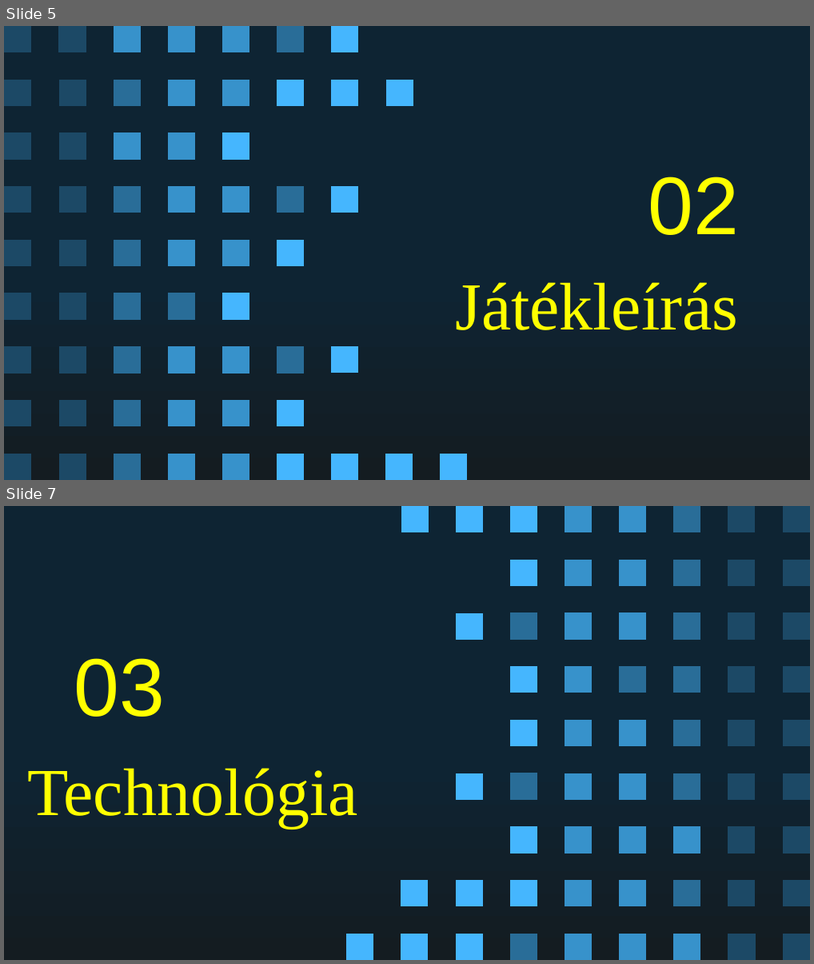
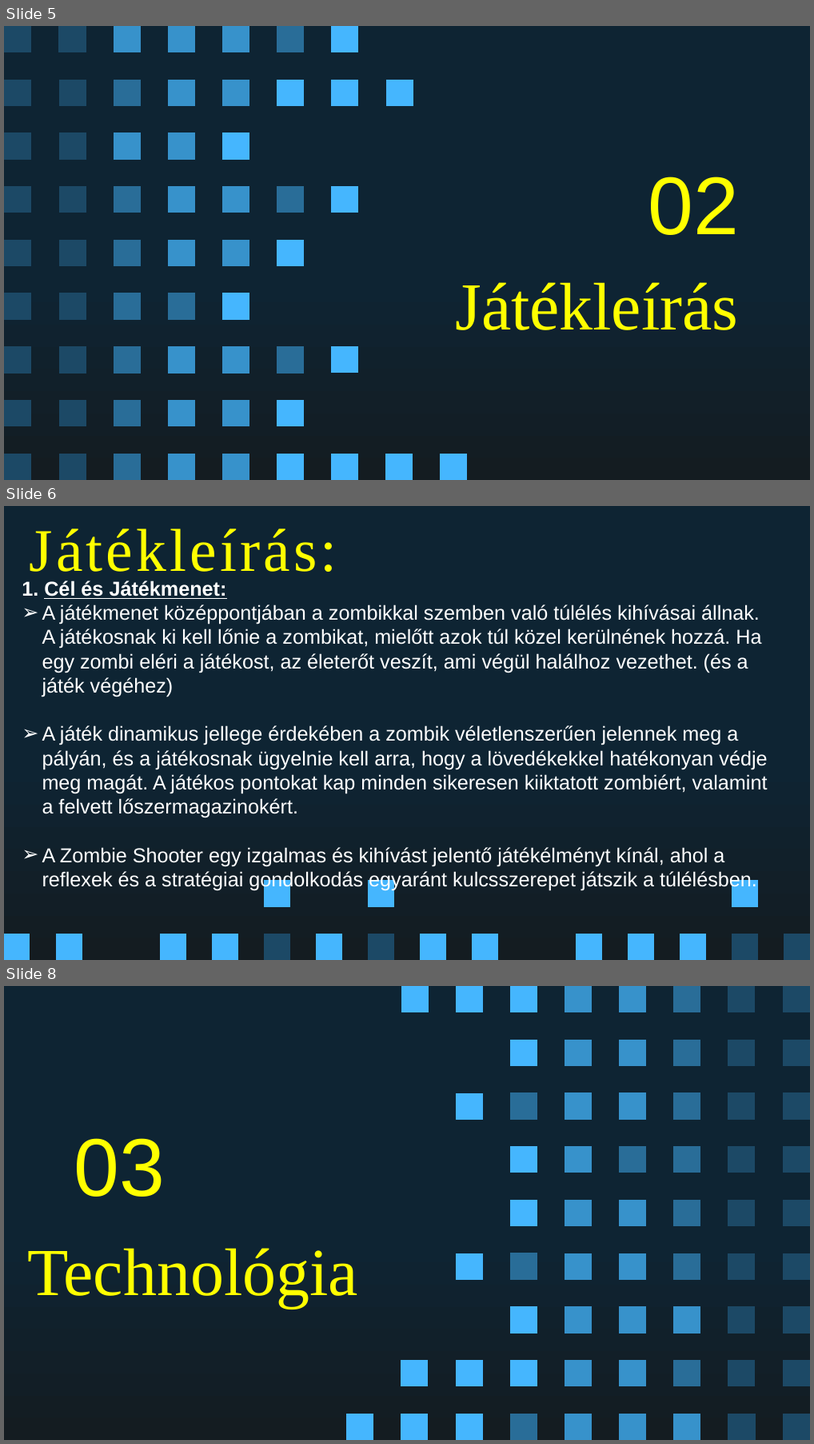
Before and after one commit to Bence9/ZombieShooter, a slide deck: ZombieShooter.pptx. Shown one above the other, each under a label of ours: slides 5 and 7 before the commit, slides 5, 6 and 8 after it; the slides between them are not shown. The pictures are 814x964 and 814x1444 pixels, drawn with LibreOffice and Linux fonts; fonts in the diff are those of the drawing. Boxes give left, top, right and bottom in pixels: in the first picture for what was removed or moved away, otherwise in the second. Text is boxed around its words. In the diff, an @@ line names an element or a change of style, - is before the commit and + after.

```diff
--- a/ZombieShooter.pptx
+++ b/ZombieShooter.pptx
@@ slide 6 added at [4, 506, 810, 960], background gradient #0E2433 to #141C21 @@
@@ title added at [29, 528, 337, 583], 54 pt, text #FFFF00 @@
+Játékleírás:
@@ text added at [22, 580, 768, 891], 18 pt, text #FFFFFF @@
+1. Cél és Játékmenet:
+      ➢ A játékmenet középpontjában a zombikkal szemben való túlélés kihívásai állnak. A játékosnak ki kell lőnie a zombikat, mielőtt azok túl közel kerülnének hozzá. Ha egy zombi eléri a játékost, az életerőt veszít, ami végül halálhoz vezethet. (és a játék végéhez)
+      ➢ A játék dinamikus jellege érdekében a zombik véletlenszerűen jelennek meg a pályán, és a játékosnak ügyelnie kell arra, hogy a lövedékekkel hatékonyan védje meg magát. A játékos pontokat kap minden sikeresen kiiktatott zombiért, valamint a felvett lőszermagazinokért.
+      ➢ A Zombie Shooter egy izgalmas és kihívást jelentő játékélményt kínál, ahol a reflexek és a stratégiai gondolkodás egyaránt kulcsszerepet játszik a túlélésben.
@@ freeform shape added at [265, 880, 290, 907], fill #45B6FE @@
@@ freeform shape added at [369, 880, 394, 907], fill #45B6FE @@
@@ freeform shape added at [732, 880, 758, 907], fill #45B6FE @@
@@ freeform shape added at [4, 933, 30, 960], fill #45B6FE @@
@@ freeform shape added at [57, 933, 82, 960], fill #45B6FE @@
@@ freeform shape added at [161, 933, 186, 960], fill #45B6FE @@
@@ freeform shape added at [212, 932, 238, 959], fill #45B6FE @@
@@ freeform shape added at [265, 933, 290, 960], fill #1C4966 @@
@@ freeform shape added at [316, 932, 342, 959], fill #45B6FE @@
@@ freeform shape added at [369, 932, 394, 959], fill #1C4966 @@
@@ freeform shape added at [420, 932, 446, 959], fill #45B6FE @@
@@ freeform shape added at [473, 932, 498, 959], fill #45B6FE @@
@@ freeform shape added at [577, 933, 602, 960], fill #45B6FE @@
@@ freeform shape added at [628, 932, 654, 959], fill #45B6FE @@
@@ freeform shape added at [681, 933, 706, 960], fill #45B6FE @@
@@ freeform shape added at [732, 933, 758, 960], fill #1C4966 @@
@@ freeform shape added at [785, 933, 810, 960], fill #1C4966 @@
@@ what was slide 7 is now slide 8 @@
```
Also in this commit, not shown: 4 slides changed.
